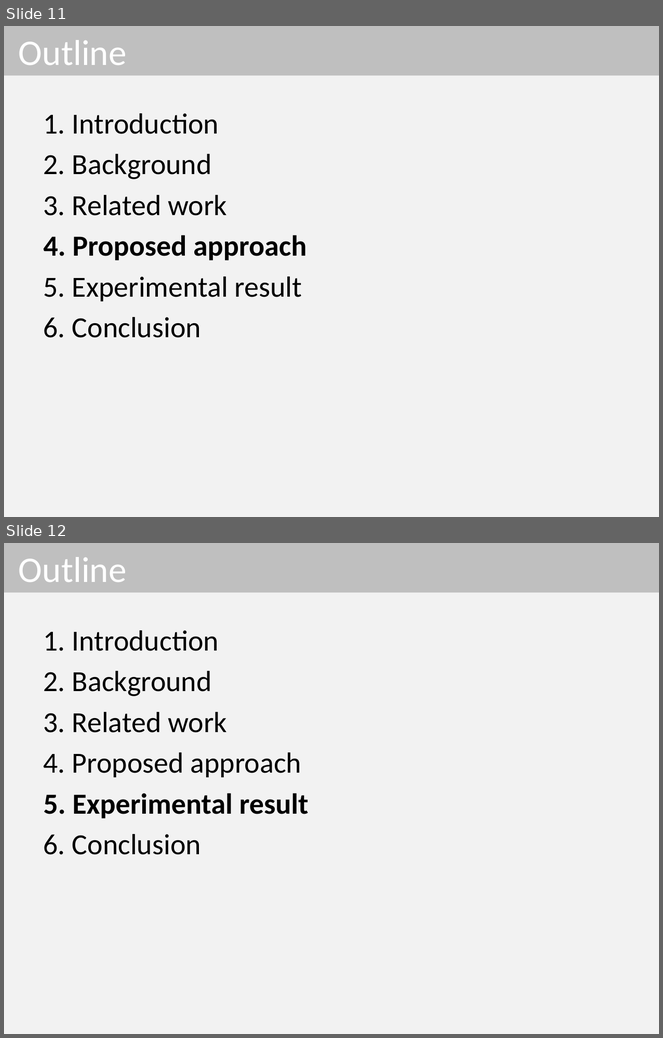
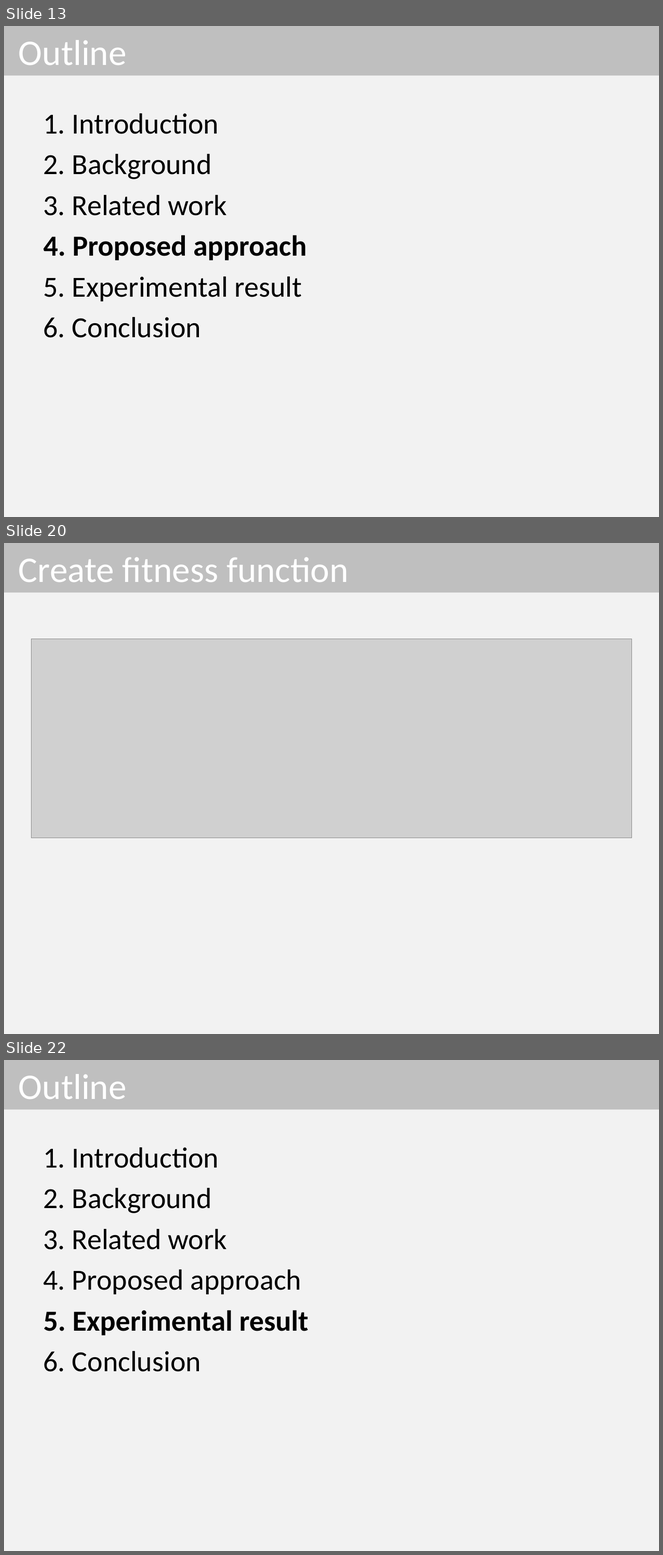
Before and after one commit to dinhngocthi/GAsource, a slide deck: CFT4CUnitSrc/src/report/ACOMP2016_Presentation.pptx. Shown one above the other, each under a label of ours: slides 11 and 12 before the commit, slides 13, 20 and 22 after it; the slides between them are not shown. The pictures are 663x1038 and 663x1555 pixels, drawn with LibreOffice and Linux fonts; fonts in the diff are those of the drawing; grey boxes stand for pictures. Boxes give left, top, right and bottom in pixels: in the first picture for what was removed or moved away, otherwise in the second. Text is boxed around its words. In the diff, an @@ line names an element or a change of style, - is before the commit and + after.

```diff
--- a/CFT4CUnitSrc/src/report/ACOMP2016_Presentation.pptx
+++ b/CFT4CUnitSrc/src/report/ACOMP2016_Presentation.pptx
@@ slide 20 added at (4,543,659,1034), background #F2F2F2 @@
@@ title added at (4,543,659,593), fill #BFBFBF, 39.6 pt, text #FFFFFF @@
+Create fitness function
@@ picture added at (32,639,632,838) @@
@@ what was slide 11 is now slide 13 @@
@@ what was slide 12 is now slide 22 @@
```
Also in this commit, not shown: 2 slides changed, 9 other slides added.
